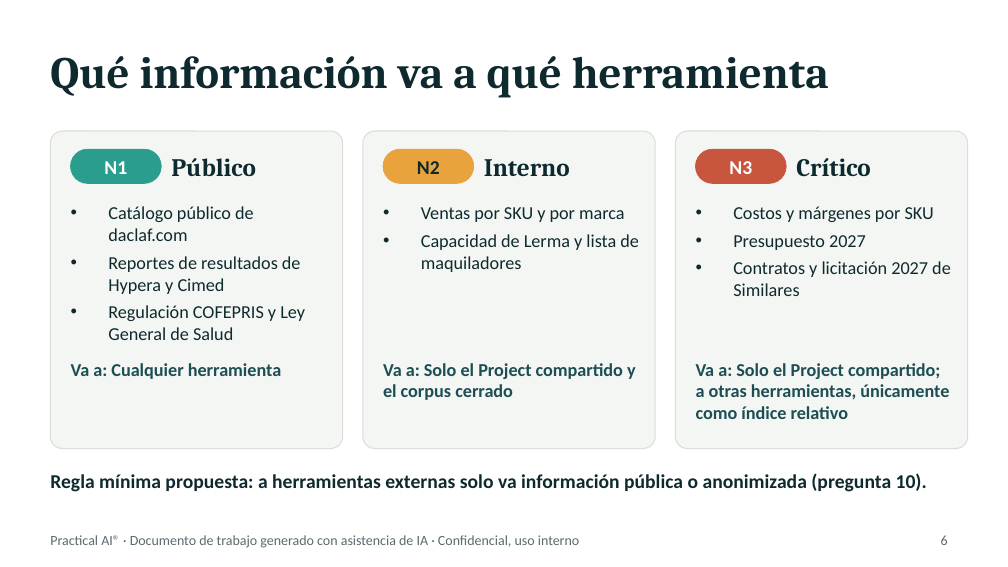
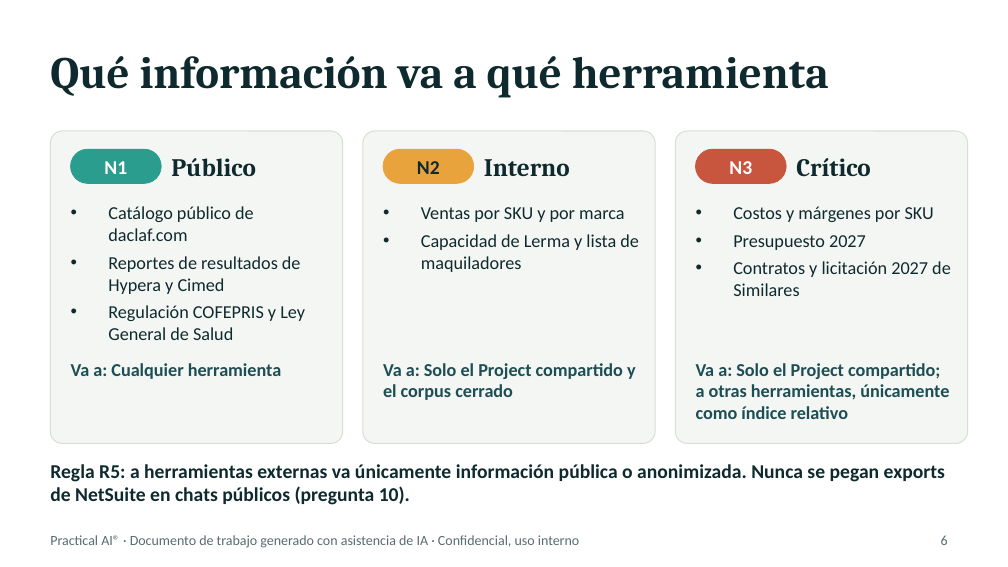
Before and after one commit to ahaukine/AHAUKINE, a slide deck: slide 6 of proyecto-daclaf-crecimiento-b2c-2027/sesion_2026-10-28/Daclaf_Sistema_IA_B2C_Sesion_28oct.pptx. Drawn at 1008x567 pixels with LibreOffice and Linux fonts; fonts in the diff are those of the drawing. Boxes give left, top, right and bottom in pixels: in the first picture for what was removed or moved away, otherwise in the second. Text is boxed around its words. In the diff, an @@ line names an element or a change of style, - is before the commit and + after.

```diff
--- a/proyecto-daclaf-crecimiento-b2c-2027/sesion_2026-10-28/Daclaf_Sistema_IA_B2C_Sesion_28oct.pptx
+++ b/proyecto-daclaf-crecimiento-b2c-2027/sesion_2026-10-28/Daclaf_Sistema_IA_B2C_Sesion_28oct.pptx
@@ rounded rectangle: place and size @@
-rounded rectangle at (50, 131, 343, 449)
+rounded rectangle at (50, 131, 343, 444)
@@ rounded rectangle: place and size @@
-rounded rectangle at (363, 131, 655, 449)
+rounded rectangle at (363, 131, 655, 444)
@@ rounded rectangle: place and size @@
-rounded rectangle at (675, 131, 968, 449)
+rounded rectangle at (675, 131, 968, 444)
@@ text at (50, 464, 945, 505): text changed @@
-Regla mínima propuesta: a herramientas externas solo va información pública o anonimizada (pregunta 10).
+Regla R5: a herramientas externas va únicamente información pública o anonimizada. Nunca se pegan exports de NetSuite en chats públicos (pregunta 10).
```
Also in this commit, not shown: 1 other slide changed, 1 slide added, 2 other files.
